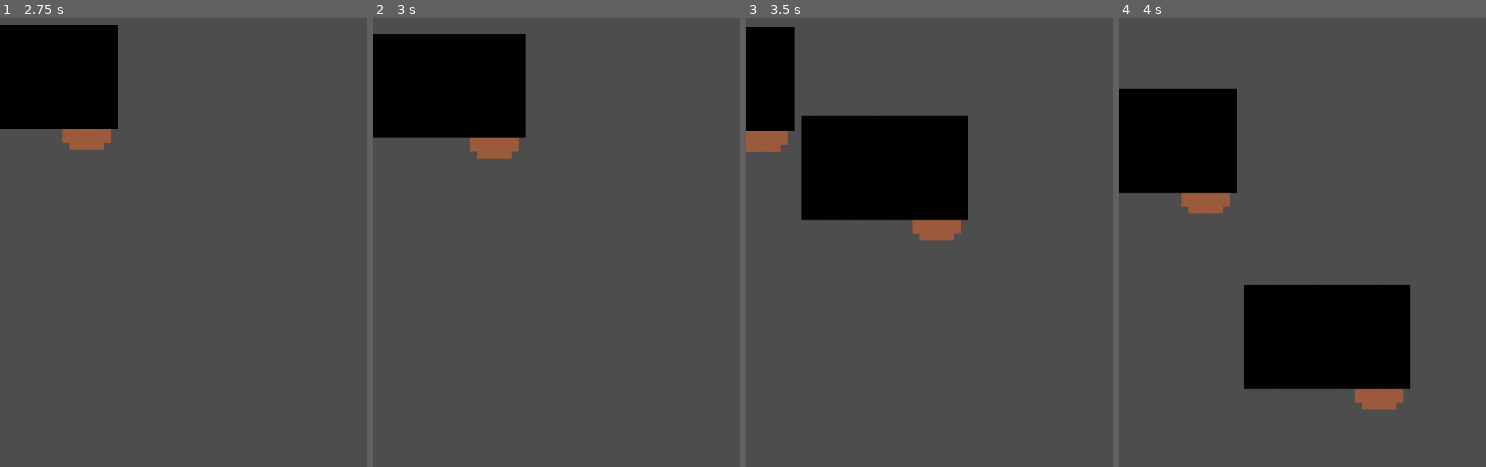
Above: before the commit, frames 1-4 (left to right).
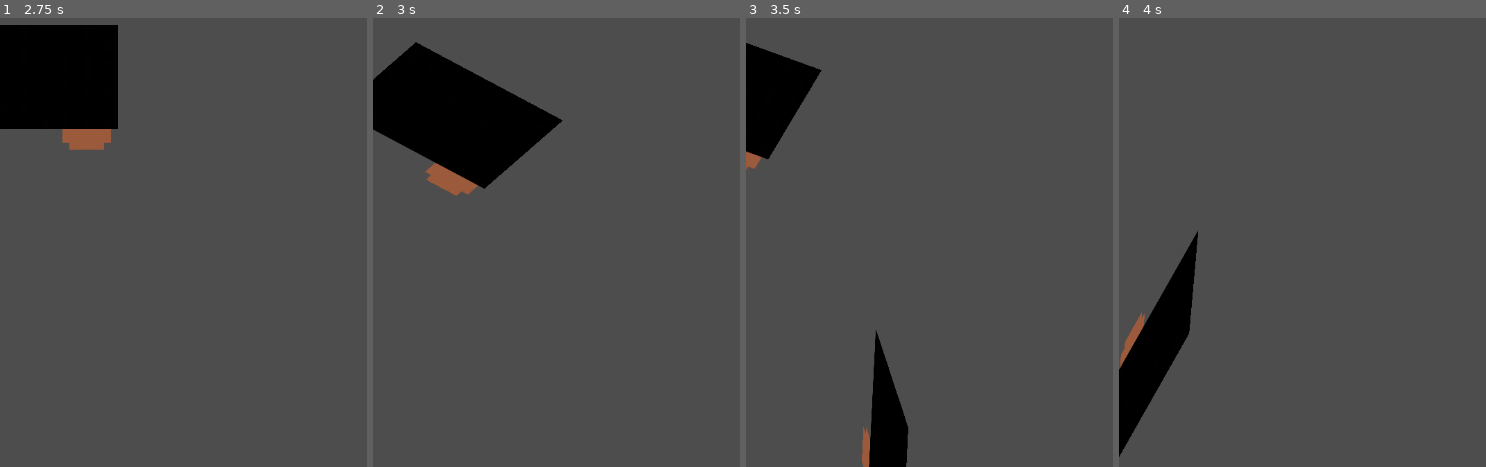
Above: after the commit, the same moments.

Repository: pancake-ninja-game/pancake-ninja
Game: Godot game, scene res://scenes/main.tscn
Two runs of this game, one before a commit and one after it. Both use one fixed random seed, a clock stepped at 60 frames per second and the inputs below.
Inputs (mouse positions are in pixels of both pictures, inside the frame that each line leads up to):
- Up to frame 1 (2.75 s): tap Enter at 0.5 s; move the mouse to (outside the picture) at 0.52 s; click (outside the picture) at 0.67 s; tap Space at 1.25 s; move the mouse to (238, 264) at 1.27 s; click (238, 264) at 1.42 s; move the mouse to (outside the picture) at 2.02 s; click (outside the picture) at 2.17 s
- Up to frame 2 (3 s): move the mouse to (409, 76) at 2.77 s; click (409, 76) at 2.92 s
- Up to frame 3 (3.5 s): no input
- Up to frame 4 (4 s): move the mouse to (outside the picture) at 3.52 s; click (outside the picture) at 3.67 s

Frame 1 is identical in both runs. In frame 2, 6.8% of the frame differs, in the area x 0-52%, y 3-40%; in frame 3, 15%; in frame 4, 23%, in the area x 0-80%, y 15-98%.

Commit message:
Add some randomness to how sheets fall

Diff:
--- a/scripts/sheet.gd
+++ b/scripts/sheet.gd
@@ -3,15 +3,24 @@
 signal sheet_fall_triggered
 
 @export var move_speed: float = 200
+@export var gravity: float = 2000
+@export var rotation_speed: float = 10
+@export var skew_speed: float = 3
+
 var sheet_width: float = 0
 
 var falling = false
 var fall_speed = 0
-var gravity = 500
+var rotation_direction: float = 0
+var skew_direction: float = 0
 
 # Called when the node enters the scene tree for the first time.
 func _ready():
 	connect("mouse_entered", Callable(self, "_on_mouse_entered"))
+
+	# Randomize drift and rotation direction
+	rotation_direction = randf_range(-rotation_speed, rotation_speed)
+	skew_direction = randf_range(-skew_speed, skew_speed)
 
 	var sprite = $Sprite2D
 	if sprite.texture:
@@ -25,6 +34,9 @@
 		fall_speed += gravity * delta
 		position.y += fall_speed * delta
 
+		rotation += rotation_direction * delta
+		skew += skew_direction * delta
+
 func trigger_fall():
 	falling = true
 
